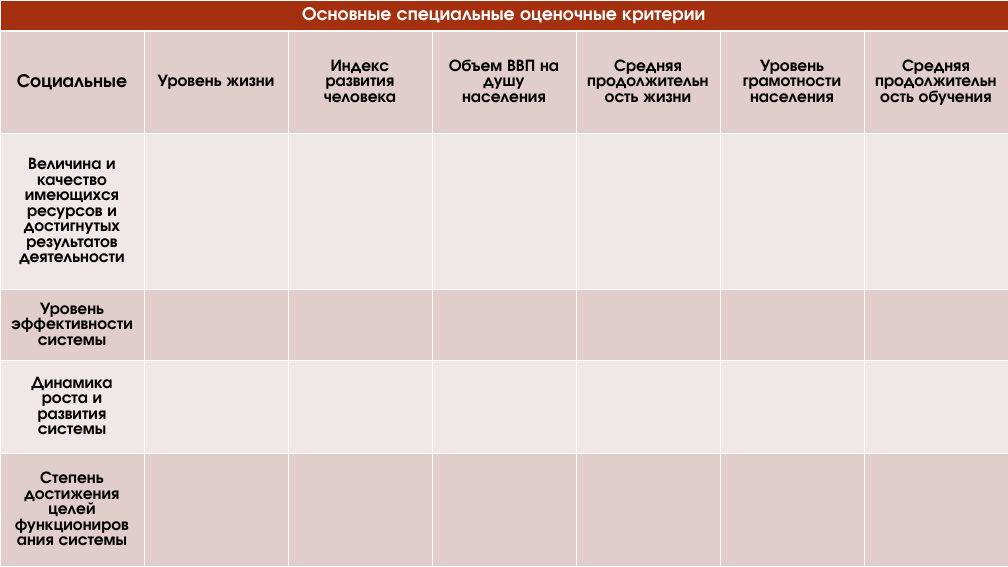
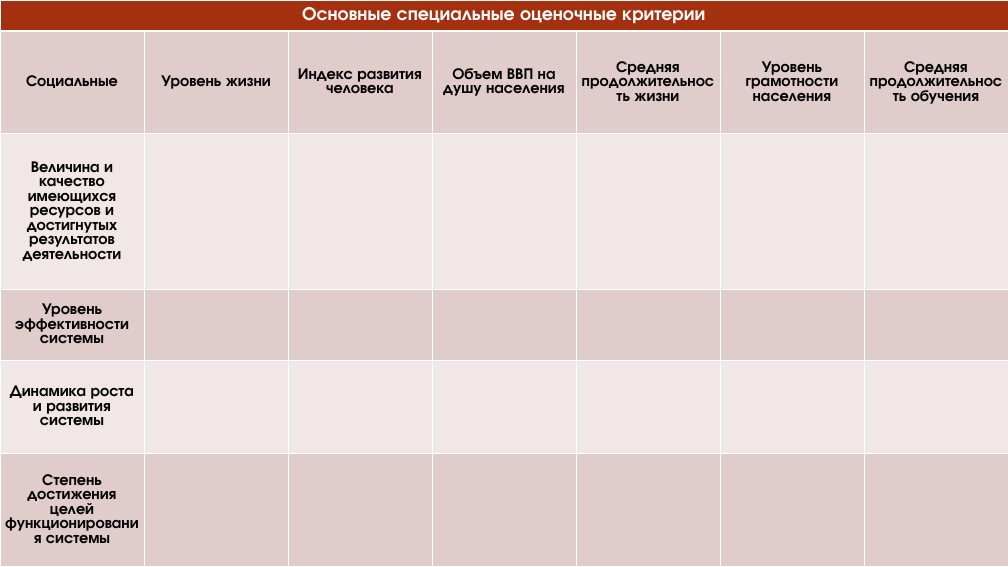
Before and after one commit to the-homeless-god/Profile, a slide deck: slide 7 of Presentations/GA-economic.pptx. Drawn at 1008x567 pixels with LibreOffice and Linux fonts; fonts in the diff are those of the drawing. Boxes give left, top, right and bottom in pixels: in the first picture for what was removed or moved away, otherwise in the second. Text is boxed around its words. In the diff, an @@ line names an element or a change of style, - is before the commit and + after.

```diff
--- a/Presentations/GA-economic.pptx
+++ b/Presentations/GA-economic.pptx
@@ table at (x1=0, y1=0, x2=1006, y2=567) @@
@@ fill #E1CDCC to #E0CCCA in 21 cells @@
@@ fill #F0E8E7 to #F0E7E6 in 14 cells @@
@@ size 18 to 15 pt in "Социальные" @@
@@ size 16 to 15 pt in "Уровень жизни", "Индекс развития человека", "Объем ВВП на душу населения", "Средняя продолжительность жизни" and 6 more places @@
@@ line spacing 1 to 0.9 @@
@@ more space between paragraphs @@
@@ freeform shape at (x1=80, y1=260, x2=197, y2=485): outline redrawn @@
@@ freeform shape at (x1=64, y1=453, x2=79, y2=538): outline redrawn @@
```
Also in this commit, not shown: 14 other slides changed, 1 slide removed.
